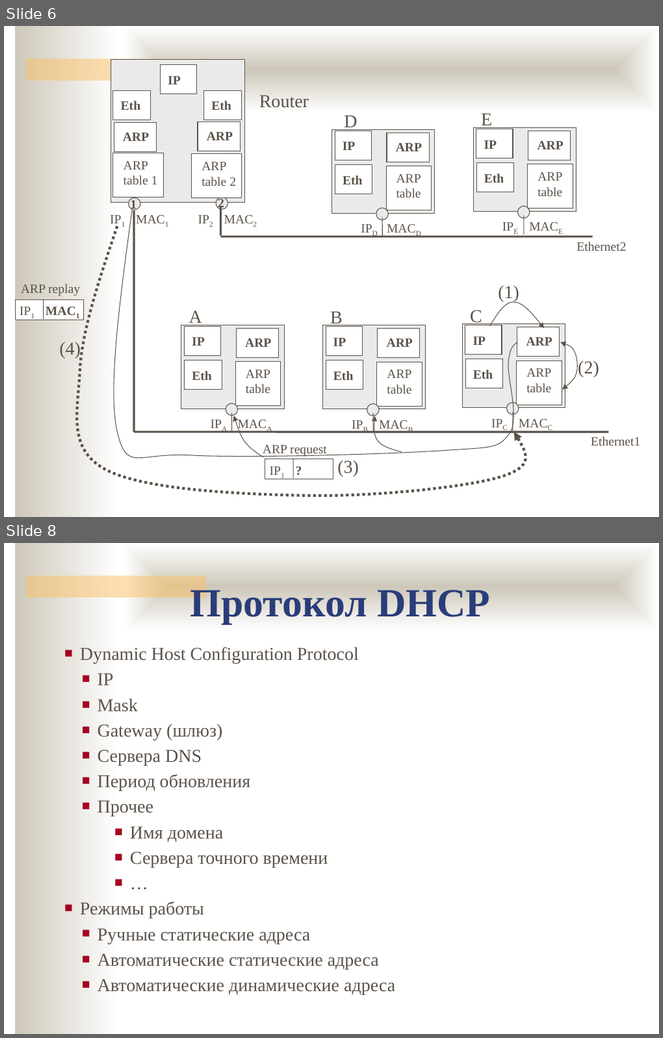
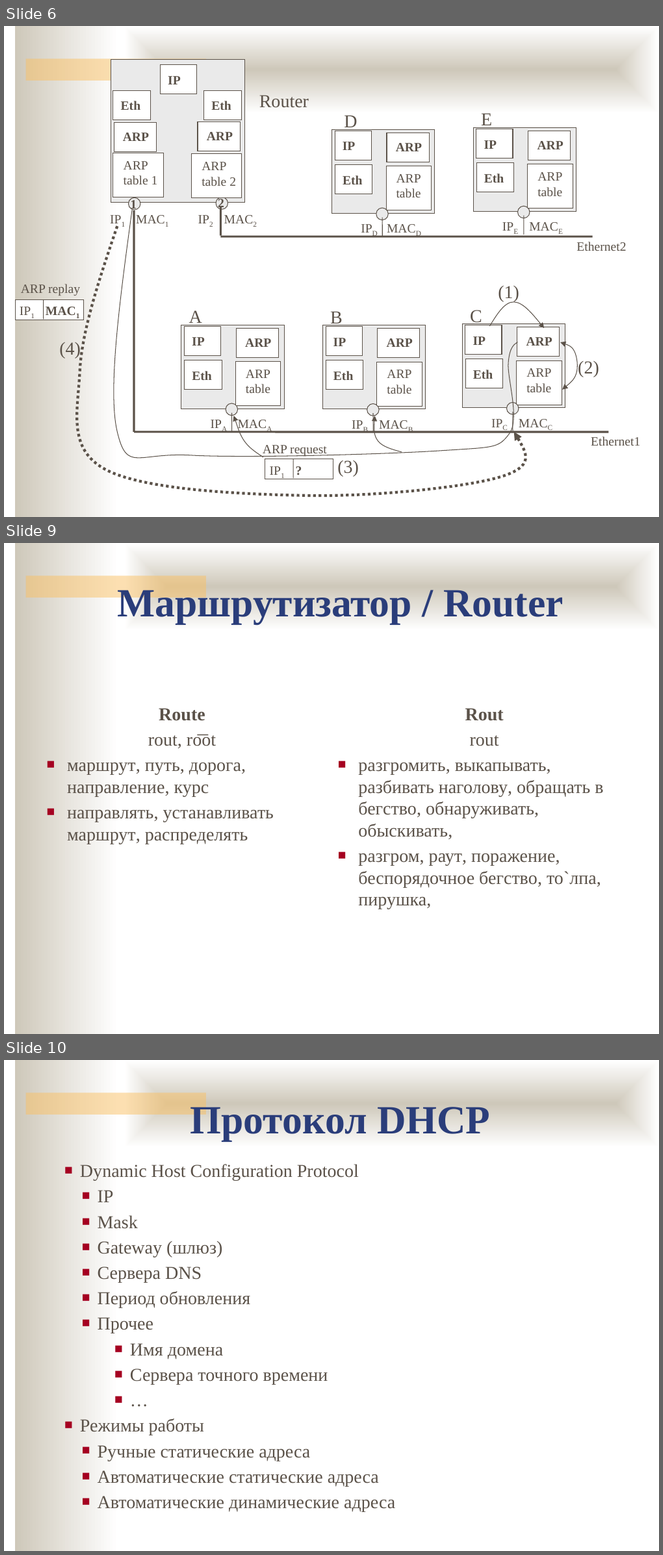
Before and after one commit to ukoloff/nets, a slide deck: 10.pptx. Shown one above the other, each under a label of ours: slides 6 and 8 before the commit, slides 6, 9 and 10 after it; the slides between them are not shown. The pictures are 663x1038 and 663x1555 pixels, drawn with LibreOffice and Linux fonts; fonts in the diff are those of the drawing; background and template pictures are left out. Boxes give left, top, right and bottom in pixels: in the first picture for what was removed or moved away, otherwise in the second. Text is boxed around its words. In the diff, an @@ line names an element or a change of style, - is before the commit and + after.

Commit message:
Маршрутизаторы

```diff
--- a/10.pptx
+++ b/10.pptx
@@ slide 9 added at [4,543,659,1034], background #FFFFFF; not listed: 3 template elements that a slide beside it also shows @@
@@ text added at [117,585,564,624], 44 pt, text #2A3D7A, bold @@
+Маршрутизатор / Router
@@ text added at [67,708,274,844], 20 pt, text #5B5249 @@
+Route
+rout, ro͞ot
+■ маршрут, путь, дорога, направление, курс
+■ направлять, устанавливать маршрут, распределять
@@ text added at [358,708,603,910], 20 pt, text #5B5249 @@
+Rout
+rout
+■ разгромить, выкапывать, разбивать наголову, обращать в бегство, обнаруживать, обыскивать,
+■ разгром, раут, поражение, беспорядочное бегство, то`лпа, пирушка,
@@ what was slide 8 is now slide 10 @@
```
Also in this commit, not shown: 2 slides changed, 2 other slides added, 1 slide removed.
